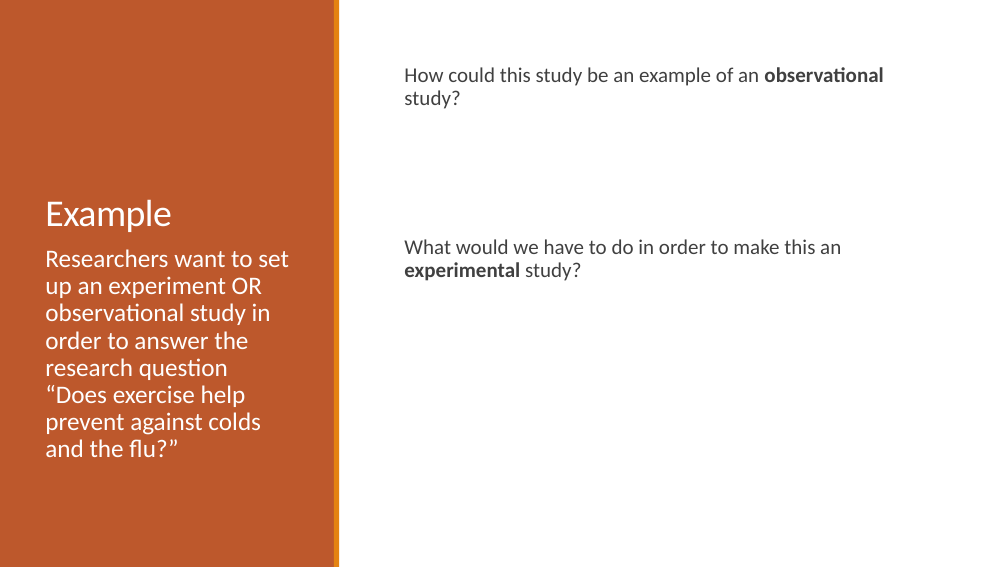
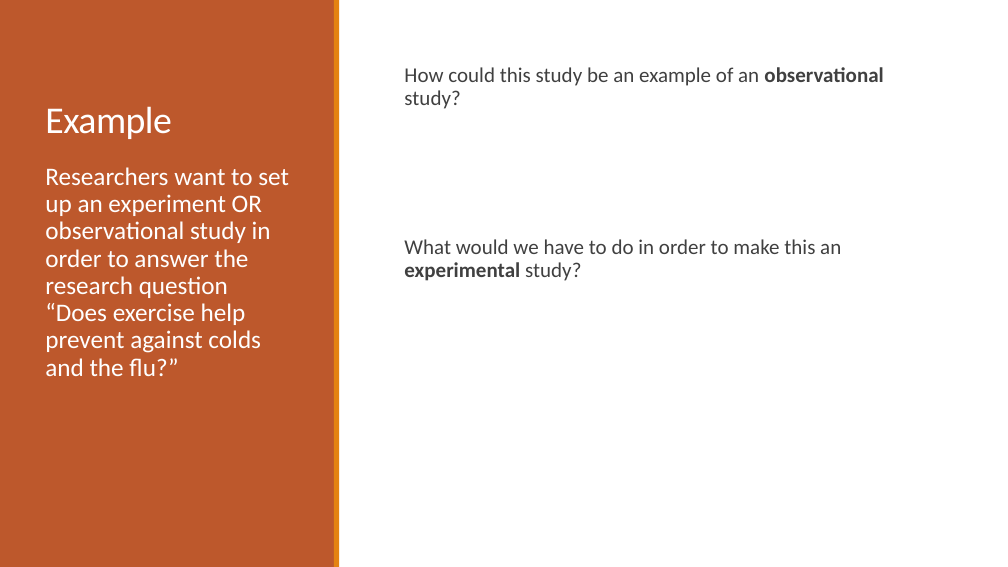
Before and after one commit to alisonkleffner/presentations, a slide deck: slide 23 of job/teaching/teaching-demonstration1.pptx. Drawn at 1008x567 pixels with LibreOffice and Linux fonts; fonts in the diff are those of the drawing. Boxes give left, top, right and bottom in pixels: in the first picture for what was removed or moved away, otherwise in the second. Text is boxed around its words. In the diff, an @@ line names an element or a change of style, - is before the commit and + after.

```diff
--- a/job/teaching/teaching-demonstration1.pptx
+++ b/job/teaching/teaching-demonstration1.pptx
@@ title "Example": place and size @@
-title "Example" at (45, 199, 172, 232)
+title "Example" at (45, 106, 172, 139)
@@ text "Researchers want to set up ...": place and size @@
-text "Researchers want to set up ..." at (45, 249, 289, 457)
+text "Researchers want to set up ..." at (45, 167, 289, 376)
```
Also in this commit, not shown: 4 other slides changed, 1 other file.
